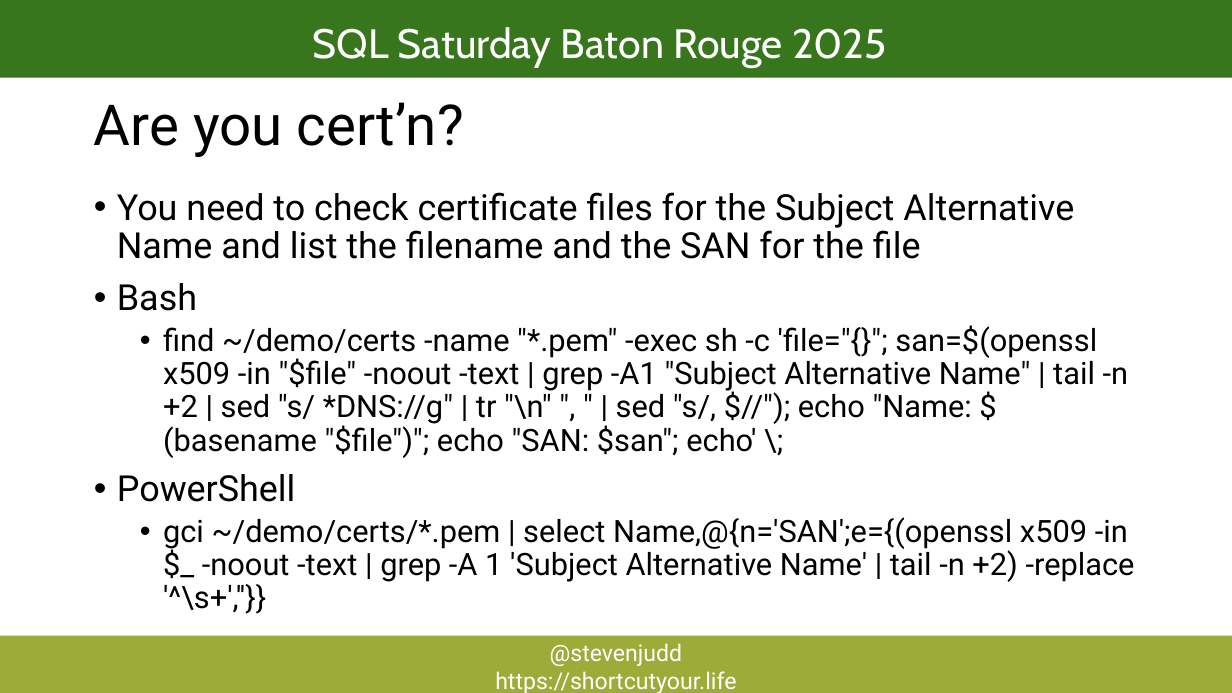
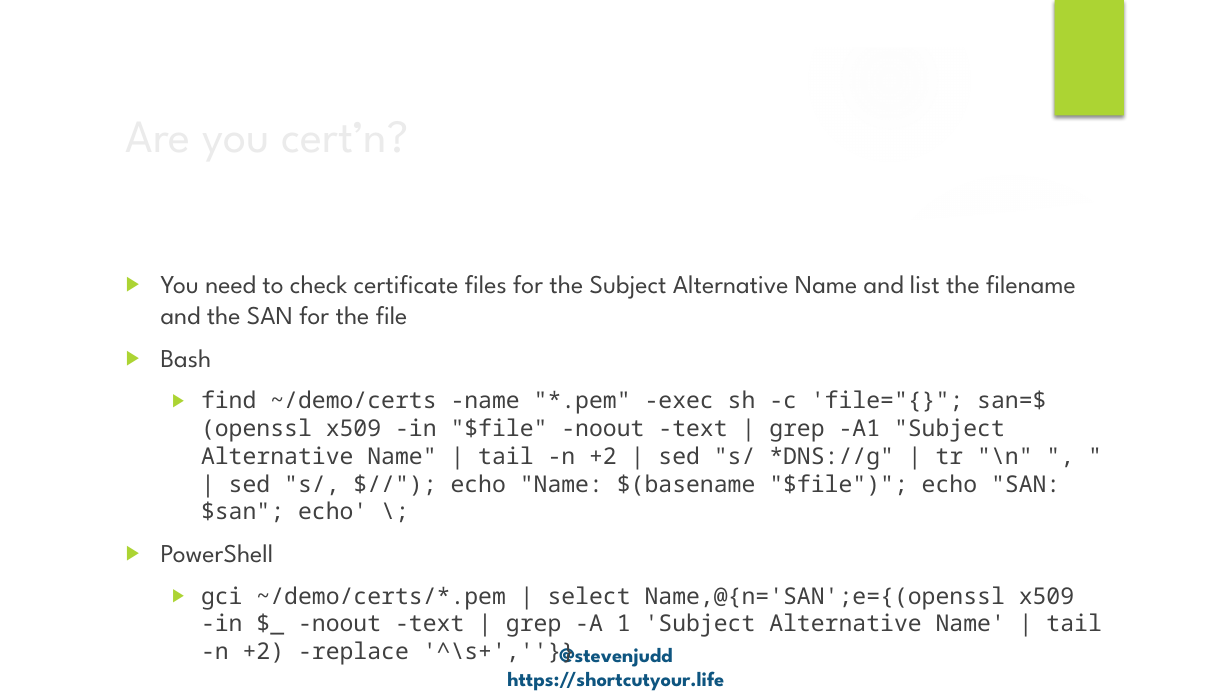
Before and after one commit to stevenjudd/DontBashPowerShell, a slide deck: slide 9 of Dont Bash PowerShell.pptx (slide 10 before the commit). Drawn at 1232x693 pixels with LibreOffice and Linux fonts; fonts in the diff are those of the drawing; background and template pictures are left out. Boxes give left, top, right and bottom in pixels: in the first picture for what was removed or moved away, otherwise in the second. Text is boxed around its words. In the diff, an @@ line names an element or a change of style, - is before the commit and + after.

Commit message:
added gitignore rearranged demos fixed demo path updated slides

```diff
--- a/Dont Bash PowerShell.pptx
+++ b/Dont Bash PowerShell.pptx
@@ rectangle removed at (0,0,1232,78) @@
@@ group added at (0,0,1232,693): 5 ellipses, 3 freeform shapes @@
@@ text removed at (313,27,887,67) @@
-SQL Saturday Baton Rouge 2025
@@ rectangle added at (1055,0,1124,116), fill #ACD433 @@
@@ title "Are you cert’n?": place and size @@
-title "Are you cert’n?" at (94,102,464,157)
+title "Are you cert’n?" at (201,646,229,659)
@@ title "Are you cert’n?" at (201,646,229,659): size 44 to 36 pt, font Roboto to League Spartan, text colour #000000 to #EBEBEB; line spacing 0.9 to 1; vertical alignment top to middle @@
@@ text "You need to check certificate ...": place and size @@
-text "You need to check certificate ..." at (117,192,1135,614)
+text "You need to check certificate ..." at (161,275,1101,665)
@@ text "You need to check certificate ..." at (161,275,1101,665): size 28 to 20 pt, font Roboto to League Spartan in "You need to check certificate files for ...", "Bash", "PowerShell"; text colour #000000 to #404040; size 24 to 18 pt, font Roboto to Noto Sans Mono in "find ~/demo/certs -name "*.pem" -exec sh -c ...", "gci ~/demo/certs/*.pem | select Name,@{n='SAN';e={(openssl x ..."; bullet • to ▶; line spacing 0.9 to 1; more space between paragraphs @@
@@ text "@stevenjudd": place and size @@
-text "@stevenjudd" at (0,636,1232,693)
+text "@stevenjudd" at (507,642,724,691)
@@ text "@stevenjudd" at (507,642,724,691): size 18 to 16 pt, font Roboto to League Spartan, text colour #FFFFFF to #0E5580, bold on; fill #9DAB39 to none @@
```
Also in this commit, not shown: 14 other slides changed, 2 slides removed, 2 other files.
